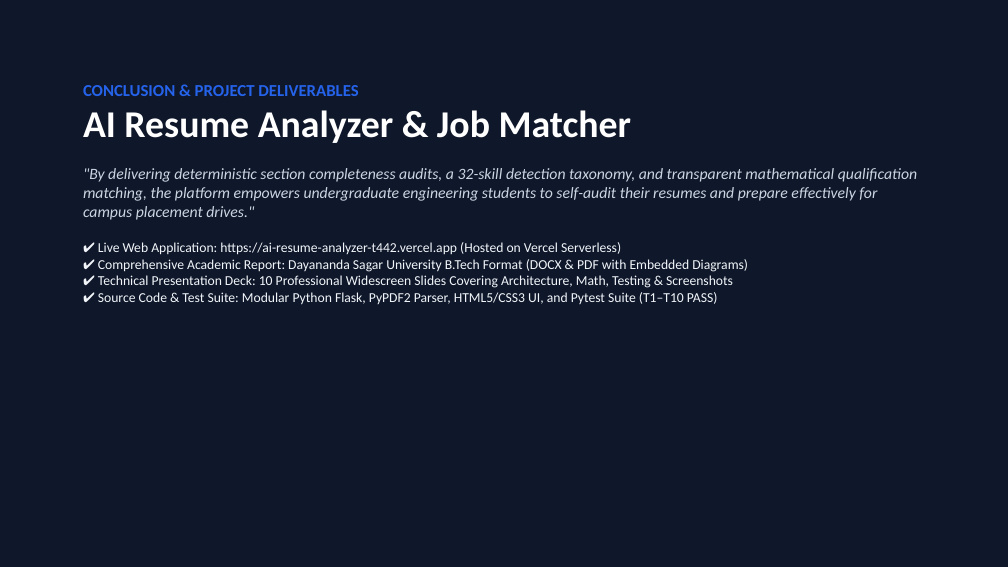
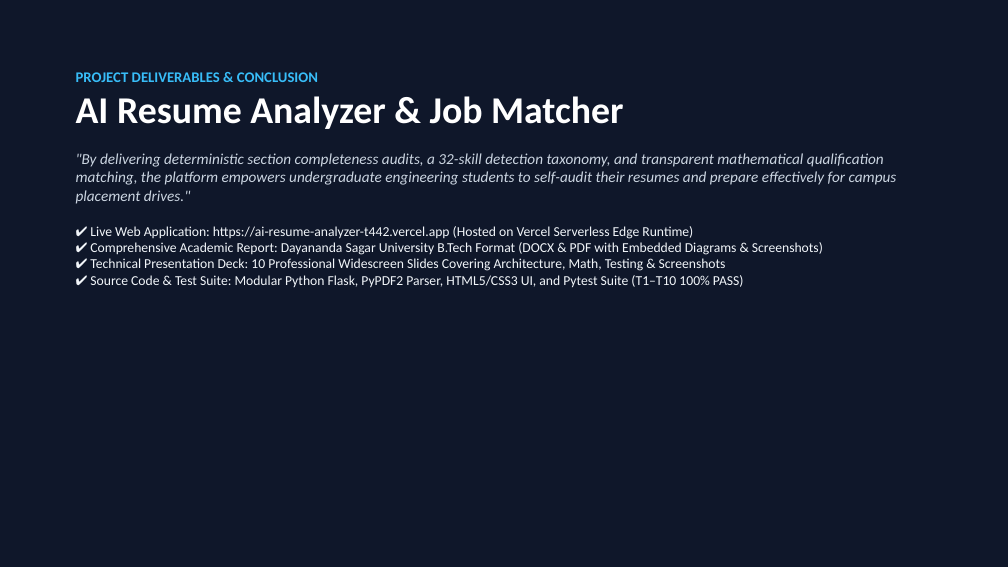
Before and after one commit to geetesh525-glitch/campus-ai-project-assistant, a slide deck: slide 10 of resume_analyzer_project/AI_Resume_Analyzer_Presentation.pptx. Drawn at 1008x567 pixels with LibreOffice and Linux fonts; fonts in the diff are those of the drawing. Boxes give left, top, right and bottom in pixels: in the first picture for what was removed or moved away, otherwise in the second. Text is boxed around its words. In the diff, an @@ line names an element or a change of style, - is before the commit and + after.

```diff
--- a/resume_analyzer_project/AI_Resume_Analyzer_Presentation.pptx
+++ b/resume_analyzer_project/AI_Resume_Analyzer_Presentation.pptx
@@ rectangle at box(0, 0, 1008, 567): outline #0F172A 0.75 pt to none @@
@@ text at box(76, 72, 318, 82): text changed; size 16 to 14 pt; text colour #2563EB to #38BDF8 @@
-CONCLUSION & PROJECT DELIVERABLES
+PROJECT DELIVERABLES & CONCLUSION
@@ text "PROJECT DELIVERABLES & CONCLUSION": place and size @@
-text "PROJECT DELIVERABLES & CONCLUSION" at box(83, 85, 917, 305)
+text "PROJECT DELIVERABLES & CONCLUSION" at box(76, 72, 897, 288)
@@ text at box(76, 153, 897, 204): size 15 to 14.5 pt in ""By delivering deterministic section completeness audits, a ..." @@
@@ text at box(90, 226, 823, 255): text changed @@
-✔ Live Web Application: https://ai-resume-analyzer-t442.vercel.app (Hosted on Vercel Serverless)
-✔ Comprehensive Academic Report: Dayananda Sagar University B.Tech Format (DOCX & PDF with Embedded Diagrams)
+✔ Live Web Application: https://ai-resume-analyzer-t442.vercel.app (Hosted on Vercel Serverless Edge Runtime)
+✔ Comprehensive Academic Report: Dayananda Sagar University B.Tech Format (DOCX & PDF with Embedded Diagrams & Screenshots)
@@ text at box(90, 275, 744, 288): text changed @@
-✔ Source Code & Test Suite: Modular Python Flask, PyPDF2 Parser, HTML5/CSS3 UI, and Pytest Suite (T1–T10 PASS)
+✔ Source Code & Test Suite: Modular Python Flask, PyPDF2 Parser, HTML5/CSS3 UI, and Pytest Suite (T1–T10 100% PASS)
```
Also in this commit, not shown: 9 other slides changed, 9 other files.
